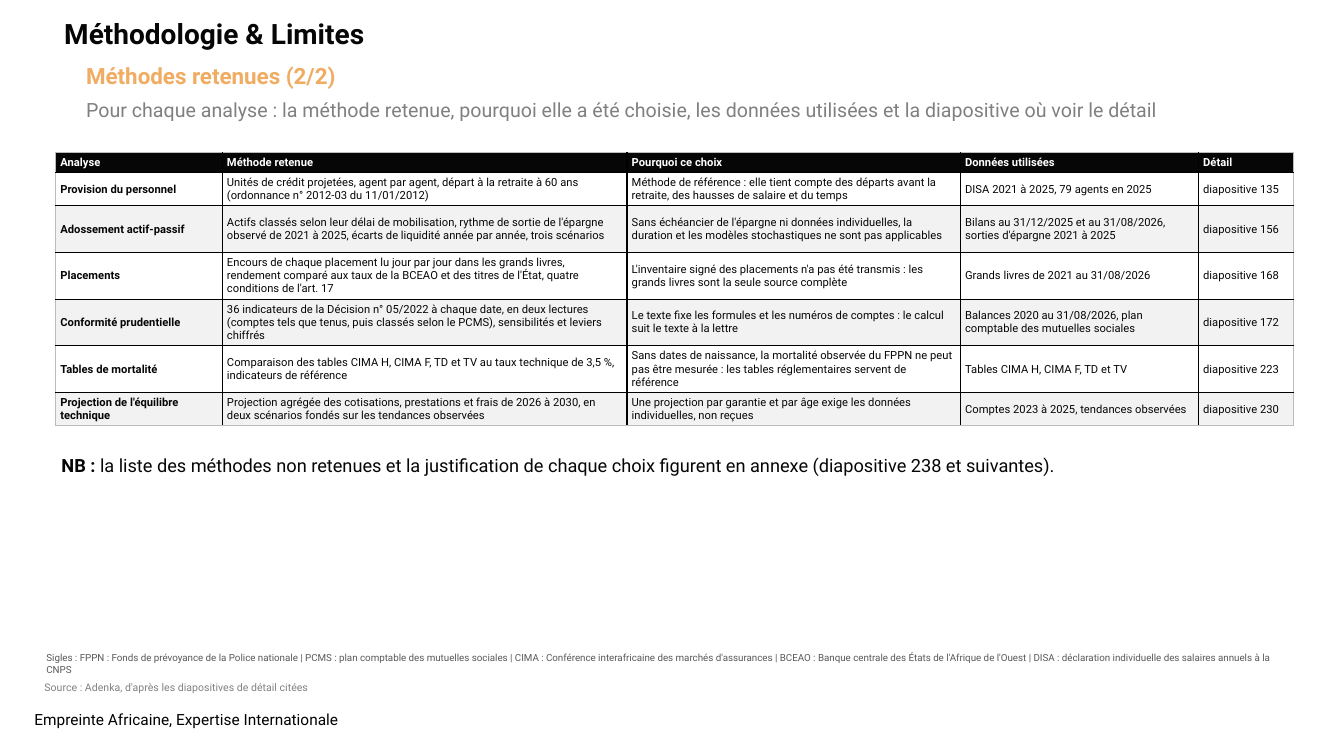
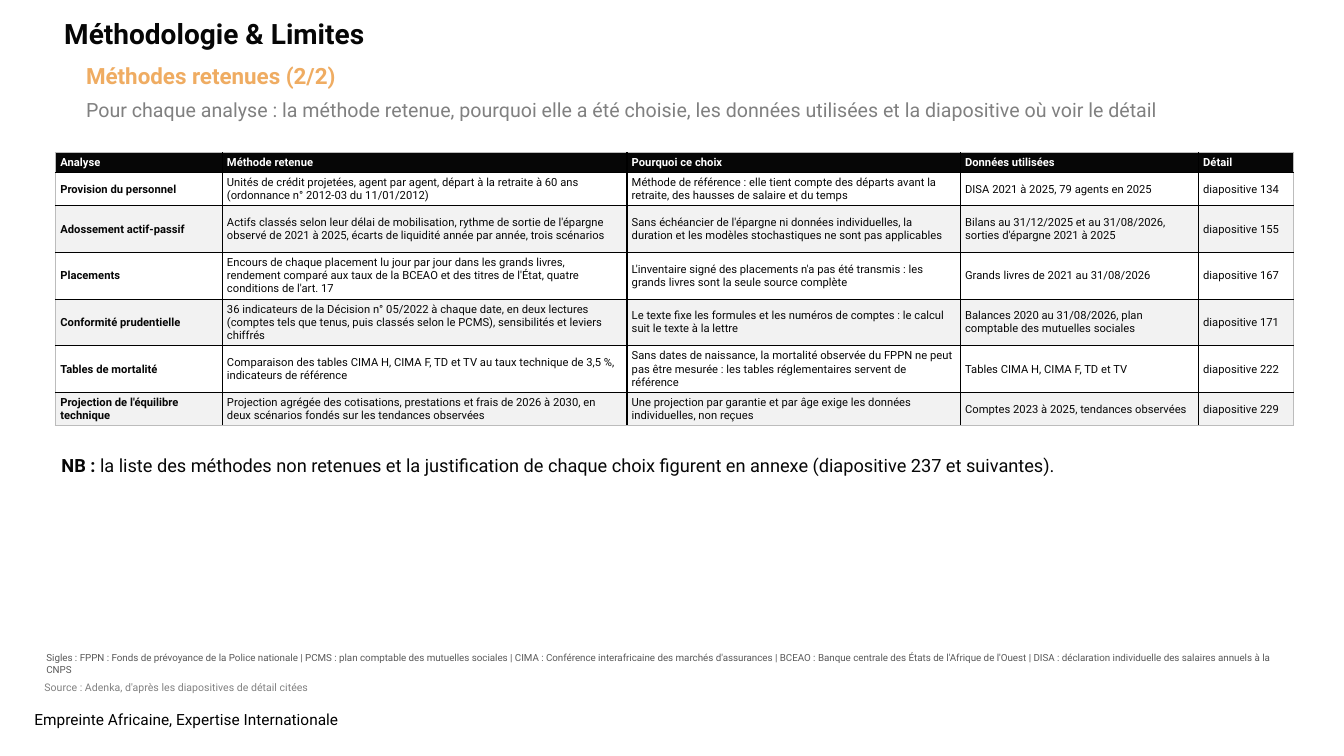
Before and after one commit to siakoel-art/FPPN, a slide deck: slide 48 of rapport/FPPN_Rapport_actuariel_statistique_20261109.pptx. Drawn at 1344x756 pixels with LibreOffice and Linux fonts; fonts in the diff are those of the drawing; background and template pictures are left out. Boxes give left, top, right and bottom in pixels: in the first picture for what was removed or moved away, otherwise in the second. Text is boxed around its words. In the diff, an @@ line names an element or a change of style, - is before the commit and + after.

```diff
--- a/rapport/FPPN_Rapport_actuariel_statistique_20261109.pptx
+++ b/rapport/FPPN_Rapport_actuariel_statistique_20261109.pptx
@@ table at box(55, 153, 1294, 426) @@
-row 2, column 5: diapositive 135
+row 2, column 5: diapositive 134
-row 3, column 5: diapositive 156
+row 3, column 5: diapositive 155
-row 4, column 5: diapositive 168
+row 4, column 5: diapositive 167
-row 5, column 5: diapositive 172
+row 5, column 5: diapositive 171
-row 6, column 5: diapositive 223
+row 6, column 5: diapositive 222
-row 7, column 5: diapositive 230
+row 7, column 5: diapositive 229
@@ text at box(61, 457, 1054, 476): text changed @@
-NB : la liste des méthodes non retenues et la justification de chaque choix figurent en annexe (diapositive 238 et suivantes).
+NB : la liste des méthodes non retenues et la justification de chaque choix figurent en annexe (diapositive 237 et suivantes).
```
Also in this commit, not shown: 77 other slides changed, 1 slide removed, 11 other files.
